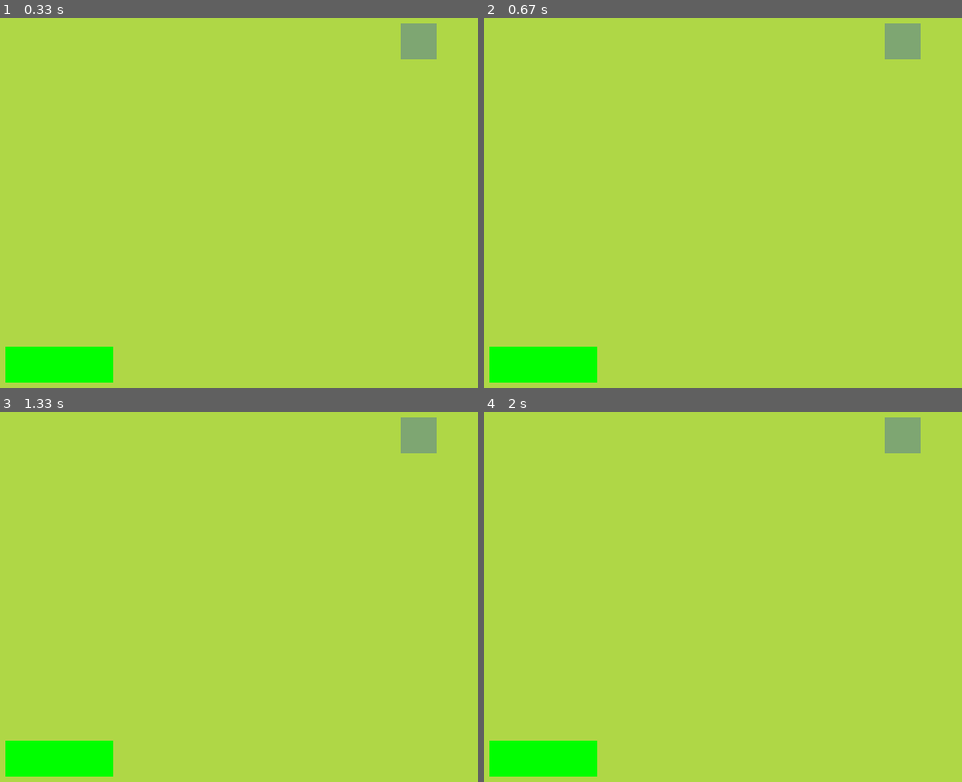
Above: before the commit, frames 1-4 (two rows, left to right).
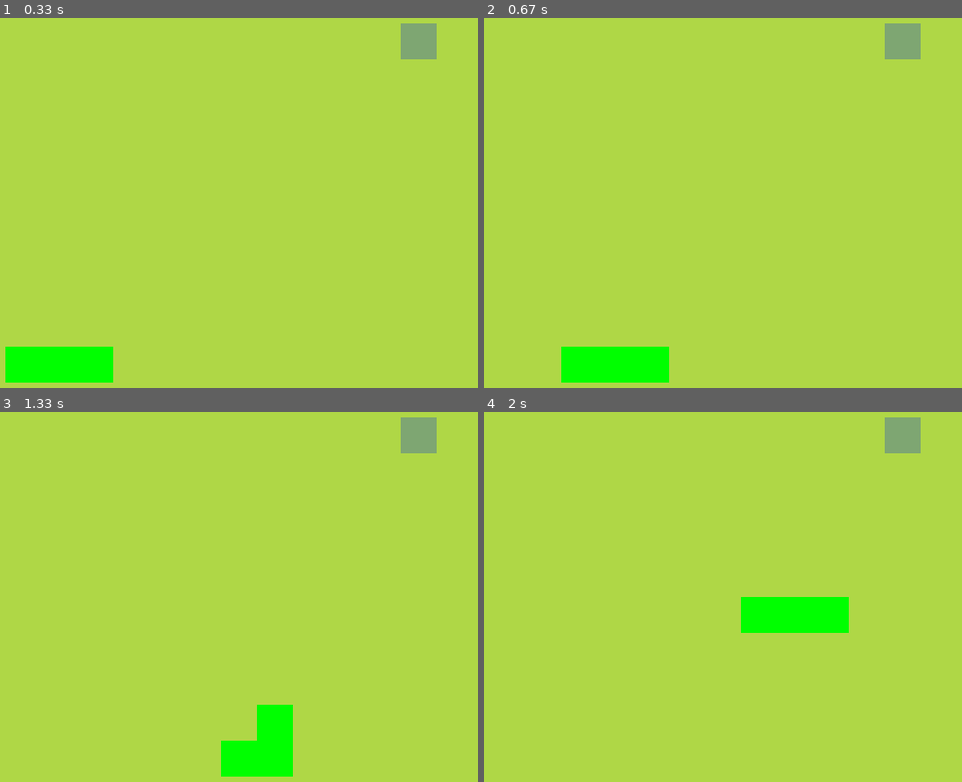
Above: after the commit, the same moments.

Repository: Nikita-prog-art/snake-pygame
Game: pygame game, started from main.py
Same seed, same stepped clock (60 frames per second), same inputs: the game is played once before the commit and once after it.
Inputs:
- Up to frame 1 (0.33 s): no input
- Up to frame 2 (0.67 s): tap Enter at 0.33 s
- Up to frame 3 (1.33 s): hold Right 0.67-1.13 s; hold Up from 1.17 s (still down)
- Up to frame 4 (2 s): release Up at 1.63 s; hold Right from 1.67 s (still down)

Frame 1 is identical in both runs. In frame 2, 2.9% of the frame differs, in the area x 1-39%, y 88-99%; in frame 3, 4.4%, in the area x 1-62%, y 79-99%; in frame 4, 4.4%.

Commit message:
Заставил змею двигатся

Diff:
--- a/main.py
+++ b/main.py
@@ -5,6 +5,12 @@
     def __init__(self, x, y):
         self.x = x
         self.y = y
+
+    def __add__(self, other):
+        if isinstance(other, Vector2):
+            return(Vector2(self.x + other.x, self.y + other.y))
+        elif isinstance(other, tuple):
+            return(Vector2(self.x + other[0], self.y + other[1]))
 
 cell_size = 40
 
@@ -15,10 +21,16 @@
 class SNAKE:
     def __init__(self):
         self.body = [Vector2(5, 10), Vector2(6, 10), Vector2(7, 10)]
+        self.direction = Vector2(1, 0)
 
     def draw_snake(self):
         for block in self.body:
             draw_rect(block.x, block.y, screen, palette('lime'))
+
+    def move_snake(self):
+        self.body = self.body[:-1]
+        block = self.body[0]
+        self.body.insert(0, self.body[0] + self.direction)
 
 class FRUIT:
     def __init__(self):
@@ -39,10 +51,25 @@
 fruit = FRUIT()
 snake = SNAKE()
 
+SCREEN_UPDATE = pygame.USEREVENT
+pygame.time.set_timer(SCREEN_UPDATE, 150)
+
 while gameRunning:
     for event in pygame.event.get():
         if event.type == pygame.QUIT:
             gameRunning = False
+        elif event.type == SCREEN_UPDATE:
+            snake.move_snake()
+        elif event.type == pygame.KEYDOWN:
+            if event.key == pygame.K_UP:
+                snake.direction = Vector2(0, -1)
+            elif event.key == pygame.K_DOWN:
+                snake.direction = Vector2(0, 1)
+            elif event.key == pygame.K_LEFT:
+                snake.direction = Vector2(-1, 0)
+            elif event.key == pygame.K_RIGHT:
+                snake.direction = Vector2(1, 0)
+
     screen.fill(grassColor)
     fruit.draw_fruit()
     snake.draw_snake()
